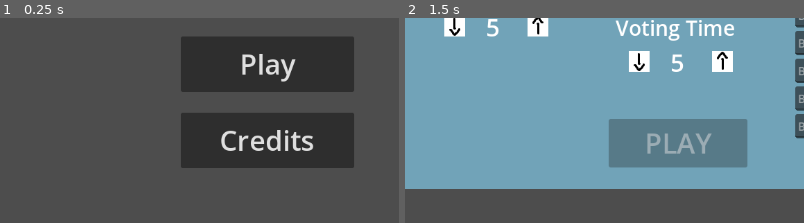
Above: before the commit, frames 1-2 (left to right).
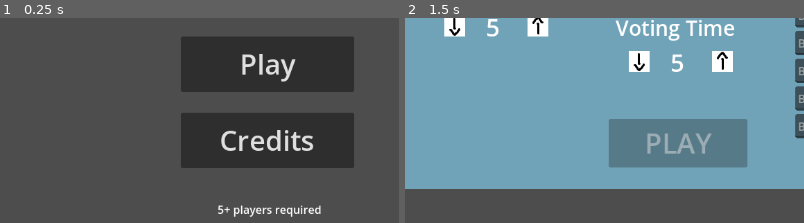
Above: after the commit, the same moments.

Repository: Beepered/WouldYouPressTheButton-Special
Game: Godot game, scene res://scenes/main_menu.tscn
Same seed, same stepped clock (60 frames per second), same inputs: the game is played once before the commit and once after it.
Inputs (mouse positions are % of the whole screen's width and height, from its top left):
- Up to frame 1 (0.25 s): no input
- Up to frame 2 (1.5 s): click "Play" at 0.5 s; click (75, 29) at 1.27 s; type "12" at 1.35 s
The pictures show only the part of the screen within x 17-66%, y 50-100%; the shares and areas given below are measured in that part.

The runs differ from the first frame. In frame 1, 0.6% of the frame differs, in the area x 54-81%, y 91-98%; in frame 2, nothing differs.

Commit message:
added player requirement UI and final screen ranking

Diff:
--- a/wouldyoupressthebutton-special/scenes/main_menu.tscn
+++ b/wouldyoupressthebutton-special/scenes/main_menu.tscn
@@ -71,6 +71,14 @@
 grow_horizontal = 2
 theme_override_font_sizes/font_size = 40
 text = "Credits"
+
+[node name="Label3" type="Label" parent="CanvasLayer/main menu"]
+offset_left = 492.0
+offset_top = 562.0
+offset_right = 667.0
+offset_bottom = 613.0
+text = "5+ players required"
+horizontal_alignment = 1
 
 [node name="Settings" type="Node2D" parent="CanvasLayer"]
 
--- a/wouldyoupressthebutton-special/scripts/play/discussion.gd
+++ b/wouldyoupressthebutton-special/scripts/play/discussion.gd
@@ -142,6 +142,7 @@
 
 func end_game() -> void:
 	prompt.text = "Game Over! Thanks for playing!"
+	generate_ranking_list()
 	timer.stop()
 
 func reset_player_weights() -> void:
@@ -172,3 +173,22 @@
 			return eligible_players[i]
 
 	return eligible_players[0] # Fallback (should not occur)
+
+func generate_ranking_list() -> void:
+	# Sort players by their scores in descending order using a custom comparison function
+	var sorted_players = player_weights.keys()
+	sorted_players.sort_custom(Callable(self, "compare_scores"))
+
+	# Generate the ranking list
+	var ranking_list = ""
+	for i in range(sorted_players.size()):
+		var player = sorted_players[i]
+		ranking_list += "%d. %s - %d\n" % [i + 1, player, player_weights[player]]
+
+	# Display the ranking list
+	prompt.text = ranking_list
+	print(ranking_list)
+
+func compare_scores(a: String, b: String) -> int:
+	# Custom comparison function for sorting (descending order)
+	return player_weights[b] - player_weights[a]
